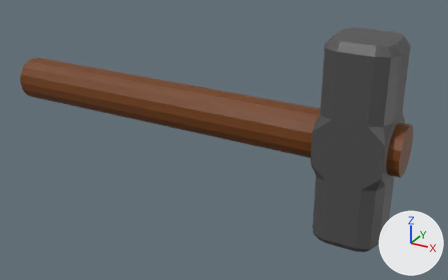
The Blender file Assets/_Assets/PrefabsVisual/Hammer.blend as it was, and as the next commit left it.
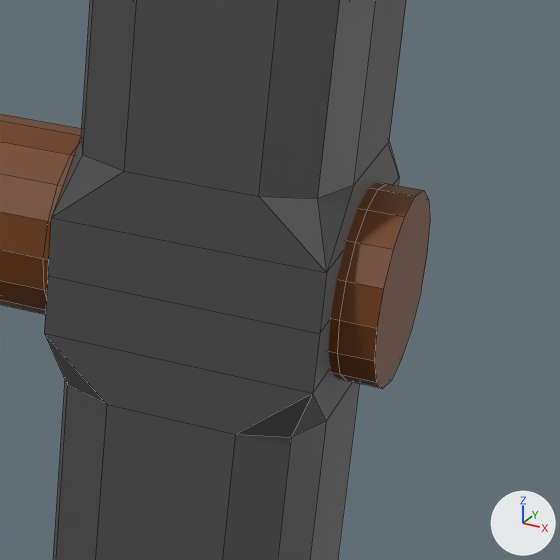
The first picture shows the older version from a 50 mm lens placed at (1.58, -5.68, 2.53), pointed at (-1.56, 0.02, -0.32). The close-ups show both versions on the part from 67% to 100% of the width and 26% to 80% of the height of that picture; other places that the commit changed are outside them. Every picture has the same lights, and +X, +Y and +Z are marked at lower right. The close-ups show mesh edges as thin lines.

Objects in the first close-up: 'Handle', 'Head'.
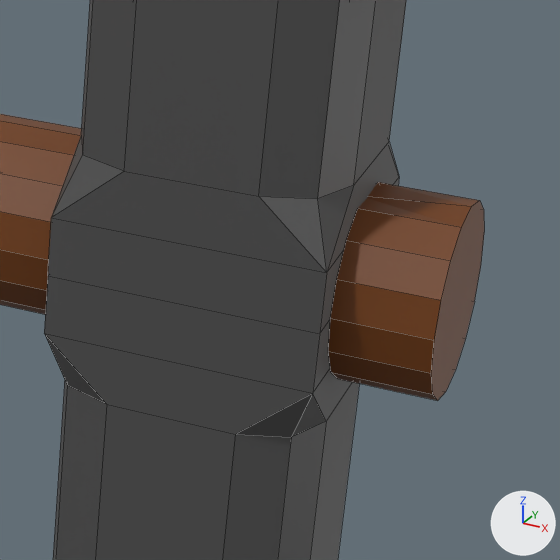
The edits, one by one:
Object 'Handle' (ob_handle) moves from (-2.087, 0.0, 0.0) to (-1.945, 0.0, 0.0).

Changed parts and their boxes (x1, y1, x2, y2) in the close-ups (560 x 560 px):
'Handle', moved
    before: (0, 114, 430, 388)
    after: (0, 114, 484, 401)
